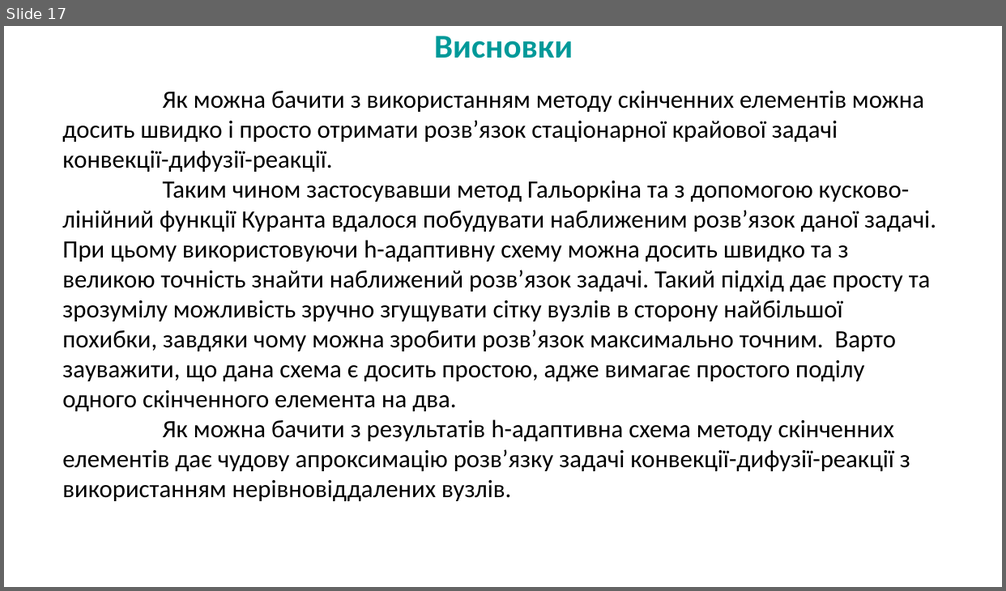
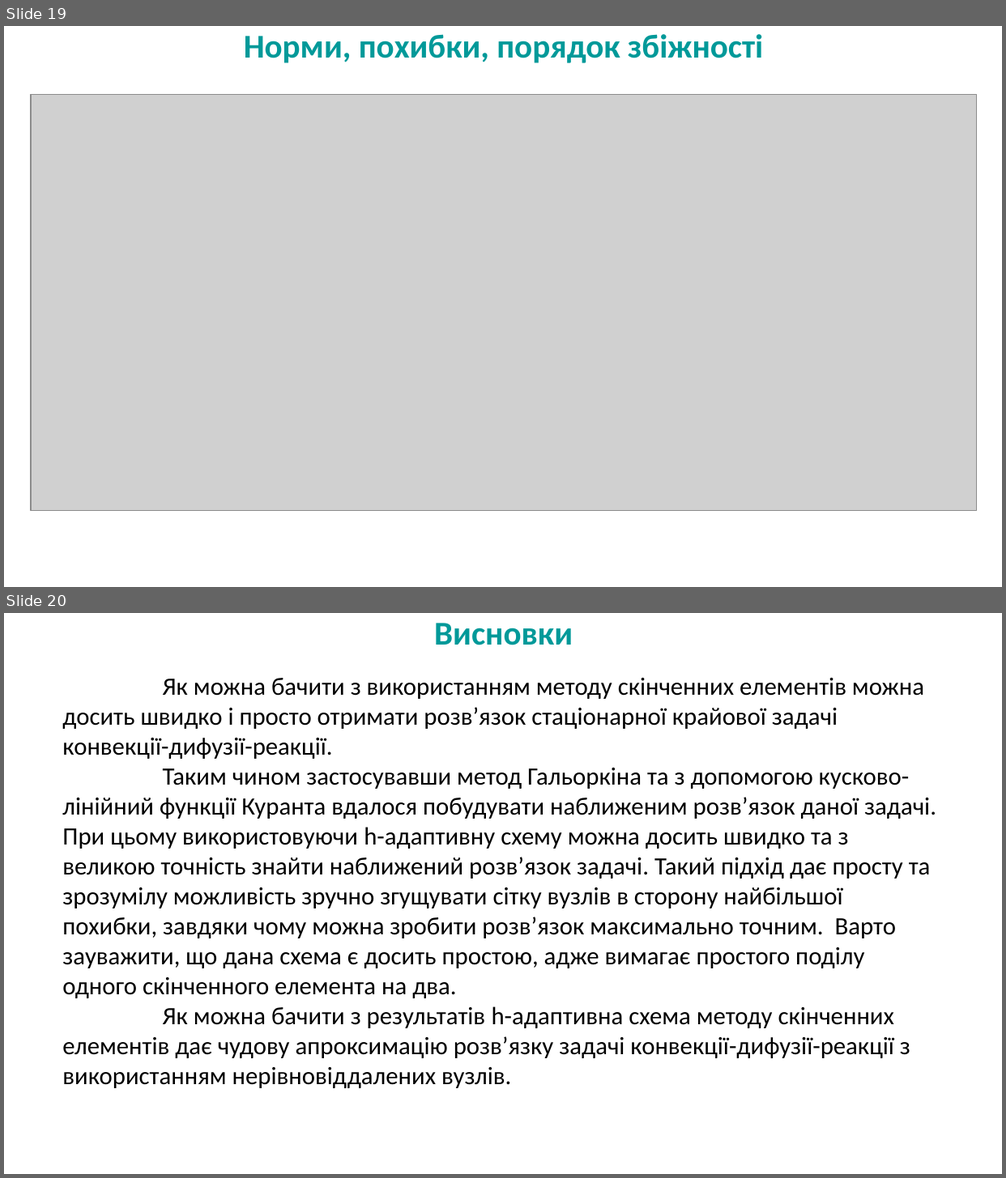
Before and after one commit to BohdanRomaniuk/AdaptiveFEM, a slide deck: docs/Романюк Богдан ПМі-53.pptx. Shown one above the other, each under a label of ours: slide 17 before the commit, slides 19 and 20 after it. The pictures are 1006x591 and 1006x1178 pixels, drawn with LibreOffice and Linux fonts; fonts in the diff are those of the drawing; grey boxes stand for pictures; background and template pictures are left out. Boxes give left, top, right and bottom in pixels: in the first picture for what was removed or moved away, otherwise in the second. Text is boxed around its words. In the diff, an @@ line names an element or a change of style, - is before the commit and + after.

```diff
--- a/docs/Романюк Богдан ПМі-53.pptx
+++ b/docs/Романюк Богдан ПМі-53.pptx
@@ slide 19 added at [4, 26, 1002, 587], background picture (left out) @@
@@ text added at [244, 34, 763, 63], 24 pt, text #009999, bold @@
+Норми, похибки, порядок збіжності
@@ picture added at [31, 95, 976, 511] @@
@@ what was slide 17 is now slide 20 @@
```
Also in this commit, not shown: 6 slides changed, 2 other slides added, 6 other files.
